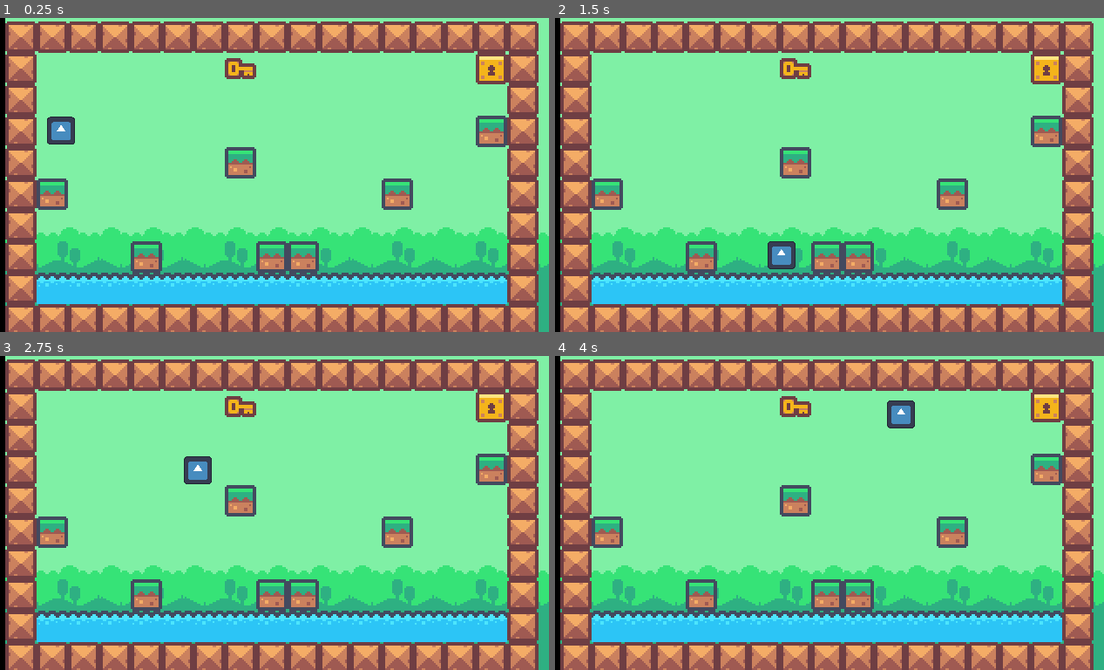
Above: before the commit, frames 1-4 (two rows, left to right).
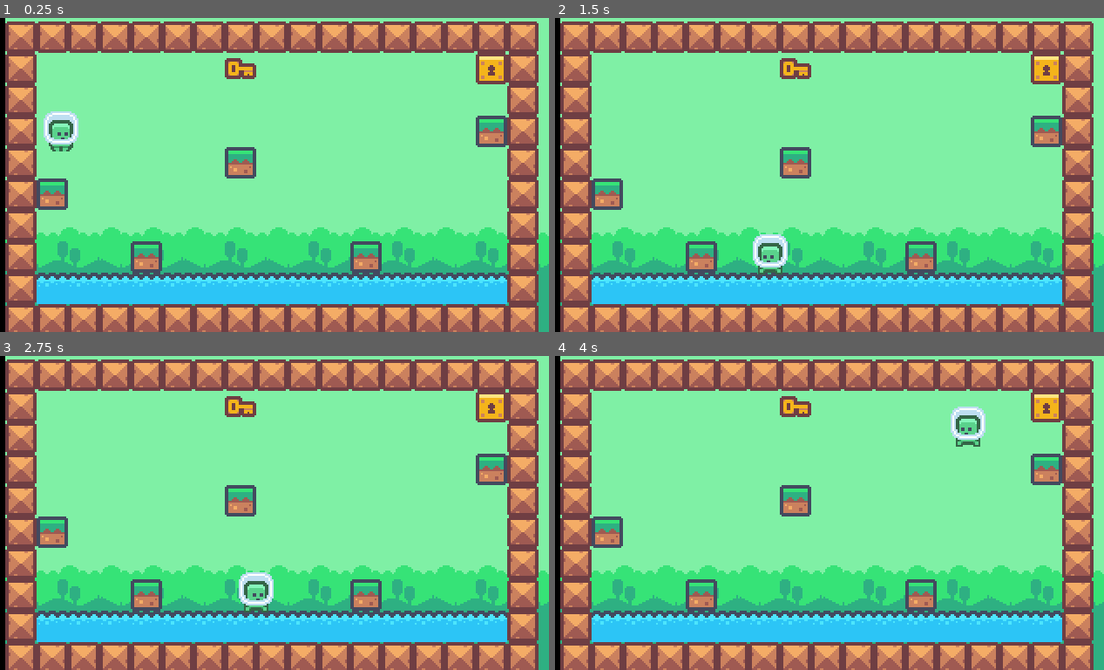
Above: after the commit, the same moments.

Repository: TigerClips1/The_Worse_game_ever
Game: Godot game, scene res://Sceans/world.tscn
Two runs of this game, one before a commit and one after it. Both use one fixed random seed, a clock stepped at 60 frames per second and the inputs below. The engine's default icon, where the game draws it, is replaced by a stand-in: a white triangle on a blue panel in a dark square.
Inputs:
- Up to frame 1 (0.25 s): no input
- Up to frame 2 (1.5 s): tap Enter (ui_accept) at 0.5, 0.6, 0.77, 1.07, 1.35 s; hold Right (ui_right) from 0.53 s (still down)
- Up to frame 3 (2.75 s): tap Enter (ui_accept) at 1.52, 1.82, 2.1 s; release Right (ui_right) at 2.03 s; hold Left (ui_left) from 2.03 s (still down)
- Up to frame 4 (4 s): release Left (ui_left) at 2.78 s; hold Right (ui_right) from 2.78 s (still down); tap Enter (ui_accept) at 2.85, 3.02, 3.32, 3.6, 3.77 s

The runs differ from the first frame. In frame 1, 2.8% of the frame differs, in the area x 7-76%, y 29-82%; in frame 2, 2.9%; in frame 3, 3.0%; in frame 4, 3.2%, in the area x 46-79%, y 14-82%.

Commit message:
Update add some stuff

Diff:
--- /dev/null
+++ b/SRC/credits.gd
@@ -0,0 +1,6 @@
+extends Label
+
+
+# Called when the node enters the scene tree for the first time.
+func _ready():
+	RenderingServer.set_default_clear_color(Color.BLACK)
--- /dev/null
+++ b/SRC/credits_2.gd
@@ -0,0 +1,6 @@
+extends Label
+
+
+# Called when the node enters the scene tree for the first time.
+func _ready():
+	RenderingServer.set_default_clear_color(Color.BLACK)
--- /dev/null
+++ b/SRC/credits_3.gd
@@ -0,0 +1,6 @@
+extends Label
+
+
+# Called when the node enters the scene tree for the first time.
+func _ready():
+	RenderingServer.set_default_clear_color(Color.BLACK)
--- /dev/null
+++ b/SRC/credits_4.gd
@@ -0,0 +1,6 @@
+extends Label
+
+
+# Called when the node enters the scene tree for the first time.
+func _ready():
+	RenderingServer.set_default_clear_color(Color.BLACK)
--- /dev/null
+++ b/SRC/lost_screen.gd
@@ -0,0 +1,6 @@
+extends Control
+
+
+# Called when the node enters the scene tree for the first time.
+func _ready():
+	RenderingServer.set_default_clear_color(Color.BLACK)
--- /dev/null
+++ b/SRC/main_menu.gd
@@ -0,0 +1,6 @@
+extends Control
+
+
+# Called when the node enters the scene tree for the first time.
+func _ready():
+	RenderingServer.set_default_clear_color(Color.BLACK)
--- a/SRC/player.gd
+++ b/SRC/player.gd
@@ -1,60 +1,48 @@
 extends CharacterBody2D
 
-
 const SPEED = 100.0
-const JUMP_VELOCITY = -400.0
+const ACCELERATION = 800.0
+const friction = 1000.0
+const JUMP_VELOCITY = -300.0
 
 # Get the gravity from the project settings to be synced with RigidBody nodes.
 var gravity = ProjectSettings.get_setting("physics/2d/default_gravity")
-
+@onready var animated_sprite_2d = $AnimatedSprite2D
 
 func _physics_process(delta):
-	# Add the gravity.
+	Apply_Gravaty(delta)
+	Handlejump()
+	var input_axis = Input.get_axis("ui_left", "ui_right")
+	Apply_Actlation(input_axis, delta)
+	Apply_friction(input_axis, delta)
+	update_Anmation(input_axis)
+	move_and_slide()
+
+func Apply_Gravaty(delta):
 	if not is_on_floor():
 		velocity.y += gravity * delta
 
-	# Handle jump.
-	if Input.is_action_just_pressed("ui_accept") and is_on_floor():
-		velocity.y = JUMP_VELOCITY
+func Handlejump():
+	if is_on_floor():
+		if Input.is_action_just_pressed("ui_accept"):
+			velocity.y = JUMP_VELOCITY
+	else:
+		if Input.is_action_just_pressed("ui_accept") and  velocity.y < 0:
+			velocity.y = JUMP_VELOCITY / 1
 
-	# Get the input direction and handle the movement/deceleration.
-	# As good practice, you should replace UI actions with custom gameplay actions.
-	var direction = Input.get_axis("ui_left", "ui_right")
-	if direction != 0:
-		velocity.x = direction * SPEED
+func Apply_Actlation(input_axis, delta):
+	if input_axis != 0:
+		velocity.x = move_toward(velocity.x, SPEED * input_axis, ACCELERATION * delta)
+
+func Apply_friction(input_axis, delta):
+	if input_axis == 0:
+		velocity.x = move_toward(velocity.x, 0, friction * delta)
+func update_Anmation(input_axis):
+	if input_axis != 0:
+		animated_sprite_2d.flip_h = input_axis < 0
+		animated_sprite_2d.play("walk")
 	else:
-		velocity.x = 0
+		animated_sprite_2d.play("idle")
 
-	move_and_slide()
-
-	# TODO Timestep 25:58 Part 1
-	# Name Godot 4 Tutorial - Heart Platformer
-
-	"""
-	A
-	B
-	C
-	D
-	E
-	F
-	G
-	H
-	I
-	J
-	K
-	L
-	M
-	N
-	O
-	P
-	Q
-	R
-	S
-	T
-	U
-	V
-	W
-	X
-	Y
-	Z
-	"""
+# TODO NAME = Godot 4 Tutorial - Heart Platformer P2 - Coyote Jump
+# TIMESET = 1:29
--- /dev/null
+++ b/SRC/w_ining.gd
@@ -0,0 +1,6 @@
+extends Control
+
+
+# Called when the node enters the scene tree for the first time.
+func _ready():
+	RenderingServer.set_default_clear_color(Color.BLACK)
--- a/SRC/world.gd
+++ b/SRC/world.gd
@@ -1,7 +1,5 @@
 extends Node2D
 
-#@onready var collision_polygon_2d = $StaticBody2D/CollisionPolygon2D
-#@onready var polygon_2d = $StaticBody2D/CollisionPolygon2D/Polygon2D
-#
-#func _ready():
-	#polygon_2d.polygon = collision_polygon_2d.polygon
+
+func _ready():
+	RenderingServer.set_default_clear_color(Color.BLACK)
--- a/Sceans/credits.tscn
+++ b/Sceans/credits.tscn
@@ -1,4 +1,6 @@
-[gd_scene load_steps=2 format=3 uid="uid://8d4hn0mlalh1"]
+[gd_scene load_steps=3 format=3 uid="uid://8d4hn0mlalh1"]
+
+[ext_resource type="Script" path="res://Sceans/credits.gd" id="1_wq1hx"]
 
 [sub_resource type="LabelSettings" id="LabelSettings_3drdq"]
 font_color = Color(1, 0.537255, 0.0745098, 1)
@@ -13,3 +15,4 @@
 label_settings = SubResource("LabelSettings_3drdq")
 horizontal_alignment = 1
 vertical_alignment = 1
+script = ExtResource("1_wq1hx")
--- a/Sceans/credits_2.tscn
+++ b/Sceans/credits_2.tscn
@@ -1,4 +1,6 @@
-[gd_scene load_steps=3 format=3 uid="uid://cptf4radw1712"]
+[gd_scene load_steps=4 format=3 uid="uid://cptf4radw1712"]
+
+[ext_resource type="Script" path="res://Sceans/credits_2.gd" id="1_n4vib"]
 
 [sub_resource type="SystemFont" id="SystemFont_lyhyb"]
 font_names = PackedStringArray("Khmer OS")
@@ -17,3 +19,4 @@
 label_settings = SubResource("LabelSettings_fowyf")
 horizontal_alignment = 1
 vertical_alignment = 1
+script = ExtResource("1_n4vib")
--- a/Sceans/credits_3.tscn
+++ b/Sceans/credits_3.tscn
@@ -1,4 +1,6 @@
-[gd_scene load_steps=3 format=3 uid="uid://bmwbdjj8jlopk"]
+[gd_scene load_steps=4 format=3 uid="uid://bmwbdjj8jlopk"]
+
+[ext_resource type="Script" path="res://SRC/credits_3.gd" id="1_3qaox"]
 
 [sub_resource type="SystemFont" id="SystemFont_bux5l"]
 font_names = PackedStringArray("DejaVu Sans Mono")
@@ -18,3 +20,4 @@
 label_settings = SubResource("LabelSettings_2nf4i")
 horizontal_alignment = 1
 vertical_alignment = 1
+script = ExtResource("1_3qaox")
--- a/Sceans/credits_4.tscn
+++ b/Sceans/credits_4.tscn
@@ -1,4 +1,6 @@
-[gd_scene load_steps=3 format=3 uid="uid://b8onedwv1xdss"]
+[gd_scene load_steps=4 format=3 uid="uid://b8onedwv1xdss"]
+
+[ext_resource type="Script" path="res://SRC/credits_4.gd" id="1_8hslg"]
 
 [sub_resource type="SystemFont" id="SystemFont_ri4hx"]
 font_names = PackedStringArray("FreeMono")
@@ -16,3 +18,4 @@
 label_settings = SubResource("LabelSettings_shdyy")
 horizontal_alignment = 1
 vertical_alignment = 1
+script = ExtResource("1_8hslg")
--- a/Sceans/lost_screen.tscn
+++ b/Sceans/lost_screen.tscn
@@ -1,4 +1,6 @@
-[gd_scene load_steps=3 format=3 uid="uid://bp7tlfiw8skog"]
+[gd_scene load_steps=4 format=3 uid="uid://bp7tlfiw8skog"]
+
+[ext_resource type="Script" path="res://Sceans/lost_screen.gd" id="1_4po4k"]
 
 [sub_resource type="SystemFont" id="SystemFont_68swm"]
 font_names = PackedStringArray("DejaVu Sans")
@@ -14,6 +16,7 @@
 anchors_preset = 0
 offset_right = 40.0
 offset_bottom = 40.0
+script = ExtResource("1_4po4k")
 
 [node name="Lose" type="Label" parent="."]
 layout_mode = 0
--- a/Sceans/main_menu.tscn
+++ b/Sceans/main_menu.tscn
@@ -1,6 +1,7 @@
-[gd_scene load_steps=5 format=3 uid="uid://qayckfv40ygw"]
+[gd_scene load_steps=6 format=3 uid="uid://qayckfv40ygw"]
 
 [ext_resource type="FontFile" uid="uid://chambj21cikbp" path="res://ASSETS/Font/ProtestGuerrilla-Regular.ttf" id="1_0pqbf"]
+[ext_resource type="Script" path="res://Sceans/main_menu.gd" id="1_4r1g1"]
 
 [sub_resource type="LabelSettings" id="LabelSettings_4hdq7"]
 font = ExtResource("1_0pqbf")
@@ -21,6 +22,7 @@
 anchor_bottom = 1.0
 grow_horizontal = 2
 grow_vertical = 2
+script = ExtResource("1_4r1g1")
 
 [node name="Titile" type="Label" parent="."]
 layout_mode = 0
--- a/Sceans/player.tscn
+++ b/Sceans/player.tscn
@@ -1,20 +1,50 @@
-[gd_scene load_steps=4 format=3 uid="uid://rfbrfr8x5lre"]
+[gd_scene load_steps=7 format=3 uid="uid://rfbrfr8x5lre"]
 
 [ext_resource type="Script" path="res://SRC/player.gd" id="1_n01tu"]
-[ext_resource type="Texture2D" uid="uid://dvsbhvbn3g1sd" path="res://icon.svg" id="2_mf7ro"]
+[ext_resource type="Texture2D" uid="uid://b4mjsdrfetnwm" path="res://ASSETS/Images/Player/tilemap-characters_packed.png" id="2_qlmp2"]
+
+[sub_resource type="AtlasTexture" id="AtlasTexture_auupl"]
+atlas = ExtResource("2_qlmp2")
+region = Rect2(0, 0, 24, 24)
+
+[sub_resource type="AtlasTexture" id="AtlasTexture_0bpr5"]
+atlas = ExtResource("2_qlmp2")
+region = Rect2(25, 0, 24, 24)
+
+[sub_resource type="SpriteFrames" id="SpriteFrames_ggbfo"]
+animations = [{
+"frames": [{
+"duration": 1.0,
+"texture": SubResource("AtlasTexture_auupl")
+}],
+"loop": true,
+"name": &"idle",
+"speed": 10.0
+}, {
+"frames": [{
+"duration": 1.0,
+"texture": SubResource("AtlasTexture_0bpr5")
+}],
+"loop": true,
+"name": &"walk",
+"speed": 10.0
+}]
 
 [sub_resource type="RectangleShape2D" id="RectangleShape2D_7h8af"]
+size = Vector2(12, 21)
 
 [node name="Player" type="CharacterBody2D"]
 floor_constant_speed = true
 floor_snap_length = 2.0
 script = ExtResource("1_n01tu")
 
-[node name="Sprite2D" type="Sprite2D" parent="."]
+[node name="AnimatedSprite2D" type="AnimatedSprite2D" parent="."]
 position = Vector2(40, 104)
-scale = Vector2(0.125, 0.125)
-texture = ExtResource("2_mf7ro")
+sprite_frames = SubResource("SpriteFrames_ggbfo")
+animation = &"walk"
+frame_progress = 0.00421903
+flip_h = true
 
 [node name="CollisionShape2D" type="CollisionShape2D" parent="."]
-position = Vector2(40, 104)
+position = Vector2(39, 103.5)
 shape = SubResource("RectangleShape2D_7h8af")
--- a/Sceans/w_ining.tscn
+++ b/Sceans/w_ining.tscn
@@ -1,4 +1,6 @@
-[gd_scene load_steps=4 format=3 uid="uid://c3r2ep6e8krn5"]
+[gd_scene load_steps=5 format=3 uid="uid://c3r2ep6e8krn5"]
+
+[ext_resource type="Script" path="res://Sceans/w_ining.gd" id="1_xly4h"]
 
 [sub_resource type="SystemFont" id="SystemFont_5btwr"]
 
@@ -16,6 +18,7 @@
 anchors_preset = 0
 offset_right = 40.0
 offset_bottom = 40.0
+script = ExtResource("1_xly4h")
 
 [node name="wining_Text" type="Label" parent="."]
 layout_mode = 0
--- a/Sceans/world.tscn
+++ b/Sceans/world.tscn
@@ -125,7 +125,7 @@
 position = Vector2(0, -16)
 tile_set = SubResource("TileSet_132q6")
 format = 2
-layer_0/tile_data = PackedInt32Array(65536, 458752, 2, 13107 …(1202 unchanged characters)…  0, 0, 131087, 524288, 1, 524292, 0, 0, 524297, 0, 0, 524296, 0, 0, 131079, 458752, 1, 327687, 0, 0, 393228, 0, 0, 393217, 0, 0)
+layer_0/tile_data = PackedInt32Array(65536, 458752, 2, 13107 …(1202 unchanged characters)…  0, 0, 131087, 524288, 1, 524292, 0, 0, 131079, 458752, 1, 327687, 0, 0, 393217, 0, 0, 524299, 0, 0)
 
 [node name="Player" parent="." instance=ExtResource("3_utxty")]
 position = Vector2(-8, -72)
--- a/project.godot
+++ b/project.godot
@@ -29,4 +29,3 @@
 textures/canvas_textures/default_texture_filter=0
 renderer/rendering_method="gl_compatibility"
 renderer/rendering_method.mobile="gl_compatibility"
-environment/defaults/default_clear_color=Color(0, 0, 0, 1)
